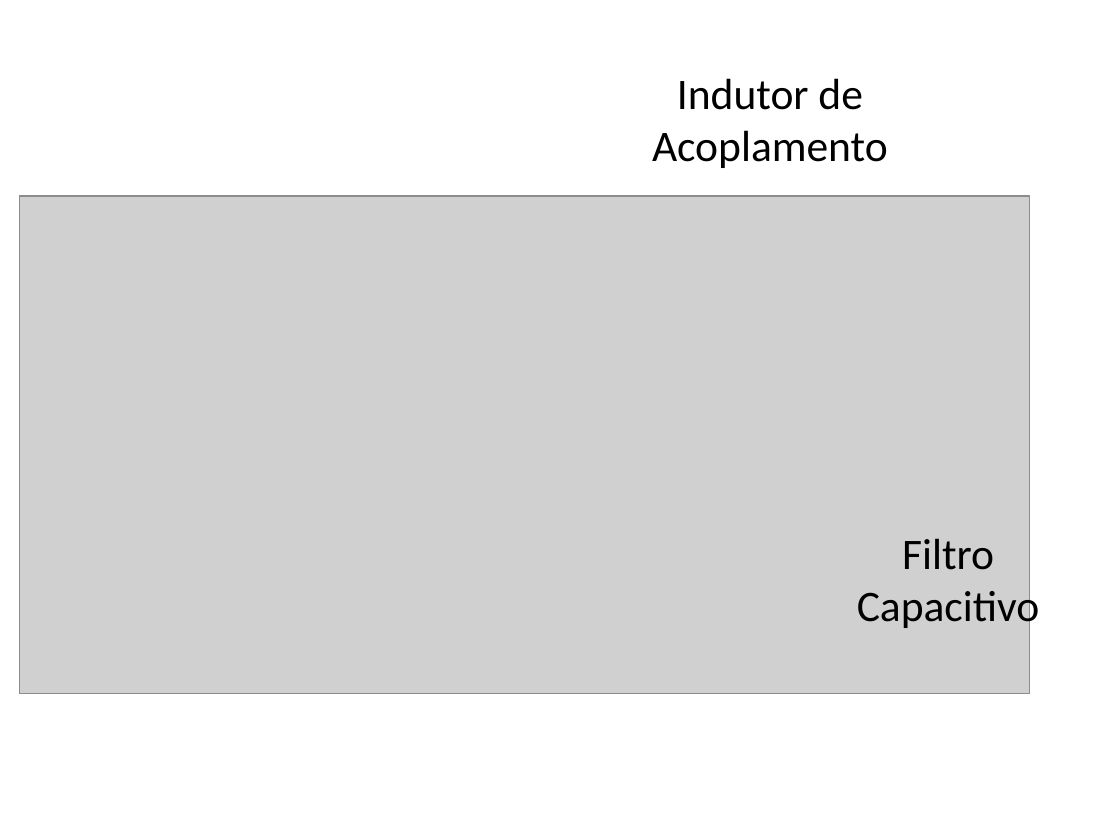
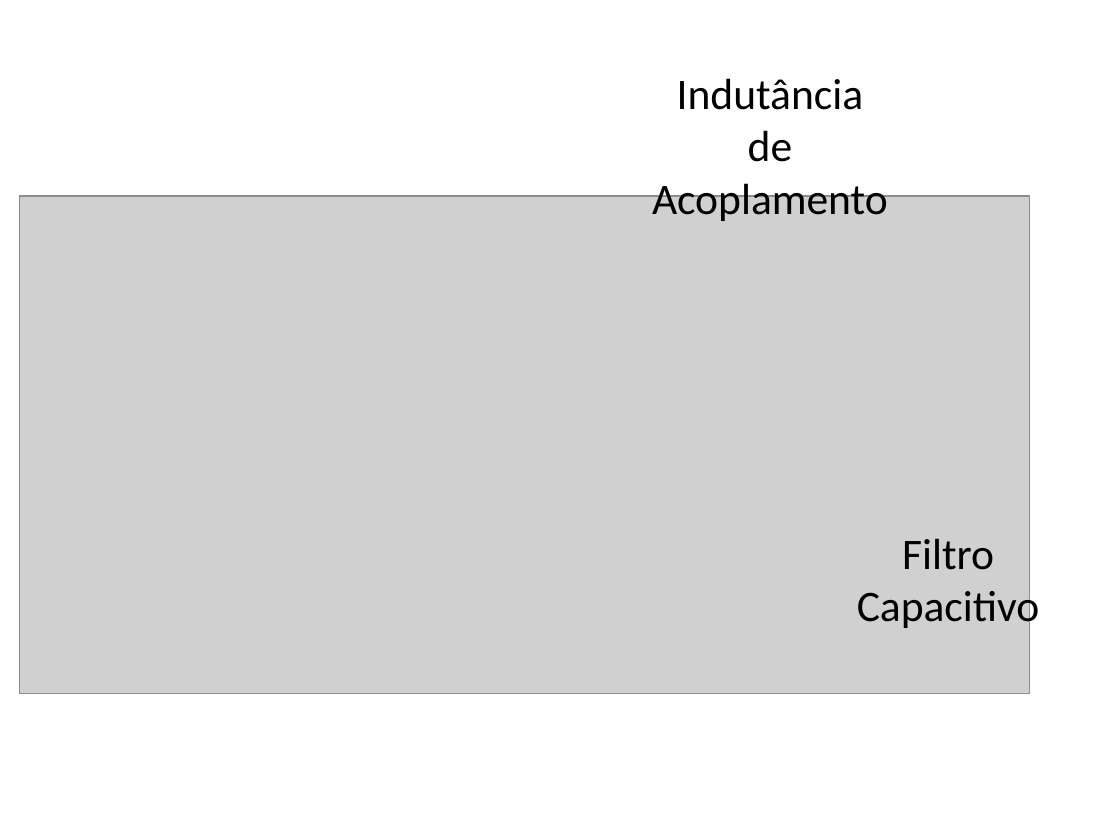
Before and after one commit to jpsoliv/MestradoJPSO, a slide deck: slide 7 of Tranqueiras de ppt/desenhos_filtro_complexo.pptx. Drawn at 1120x840 pixels with LibreOffice and Linux fonts; fonts in the diff are those of the drawing; grey boxes stand for pictures. Boxes give left, top, right and bottom in pixels: in the first picture for what was removed or moved away, otherwise in the second. Text is boxed around its words. In the diff, an @@ line names an element or a change of style, - is before the commit and + after.

```diff
--- a/Tranqueiras de ppt/desenhos_filtro_complexo.pptx
+++ b/Tranqueiras de ppt/desenhos_filtro_complexo.pptx
@@ text at (652,78,888,221): text changed @@
-Indutor de Acoplamento
+Indutância de Acoplamento
```
Also in this commit, not shown: 1 other slide changed, 1 slide removed, 7 other files.
